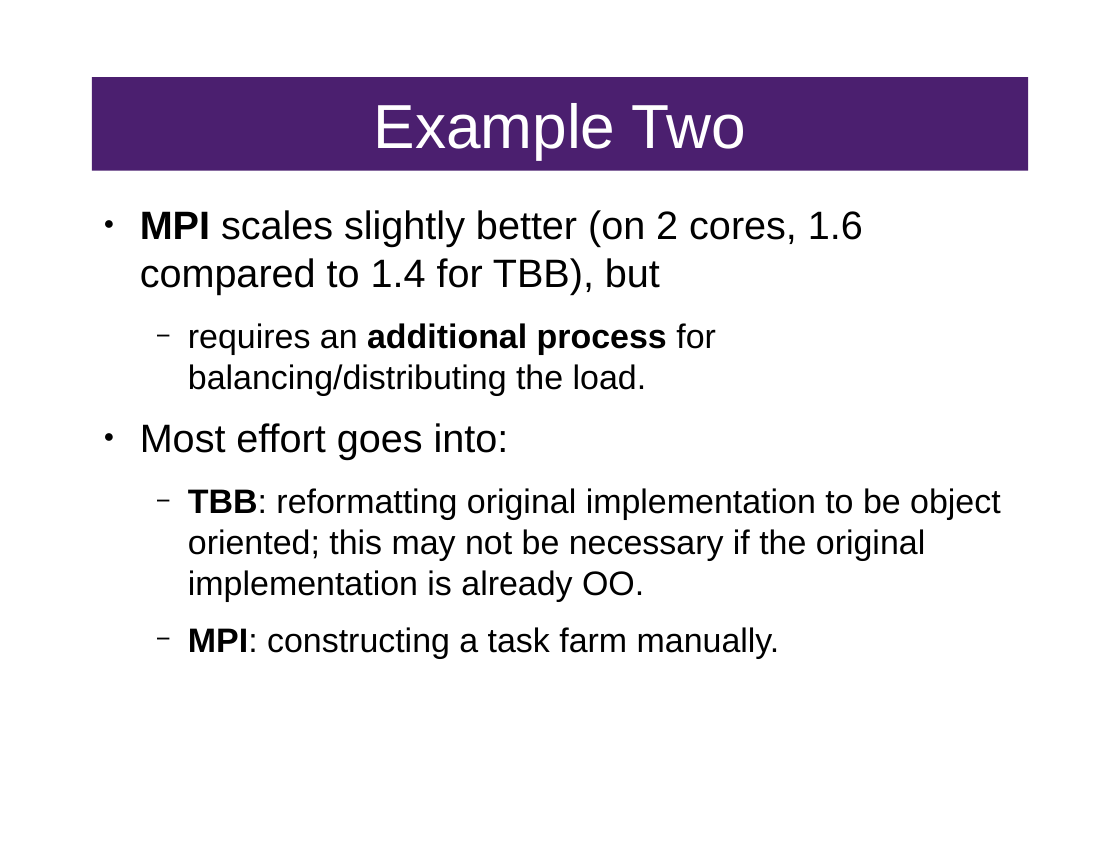
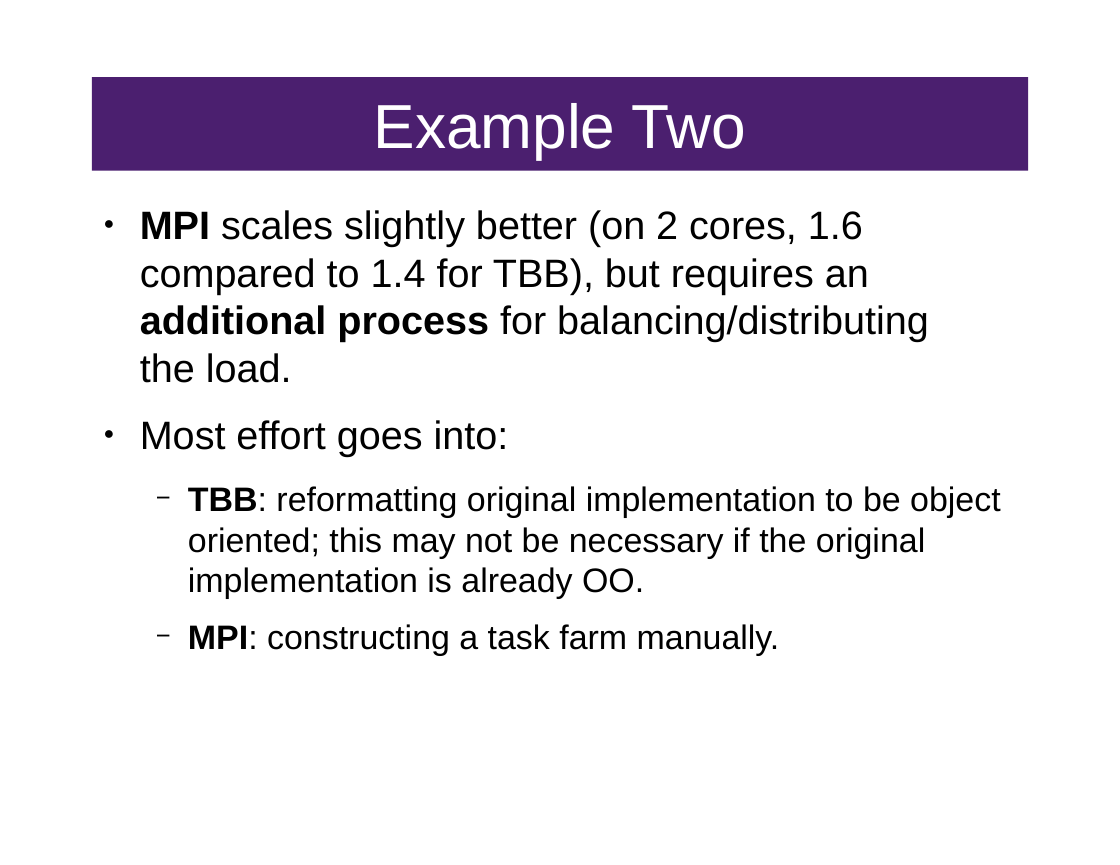
Before and after one commit to FractalDesigns/cowichan-1, a slide deck: slide 17 of presentation-june.odp. Drawn at 1120x865 pixels with LibreOffice and Linux fonts; fonts in the diff are those of the drawing. Boxes give left, top, right and bottom in pixels: in the first picture for what was removed or moved away, otherwise in the second. Text is boxed around its words. In the diff, an @@ line names an element or a change of style, - is before the commit and + after.

```diff
--- a/presentation-june.odp
+++ b/presentation-june.odp
@@ text at (140, 210, 929, 383): text changed @@
-● MPI scales slightly better (on 2 cores, 1.6 compared to 1.4 for TBB), but
-  − requires an additional process for balancing/distributing the load.
+● MPI scales slightly better (on 2 cores, 1.6 compared to 1.4 for TBB), but requires an additional process for balancing/distributing
+  the load.
```
Also in this commit, not shown: 3 other slides changed, 1 other file.
